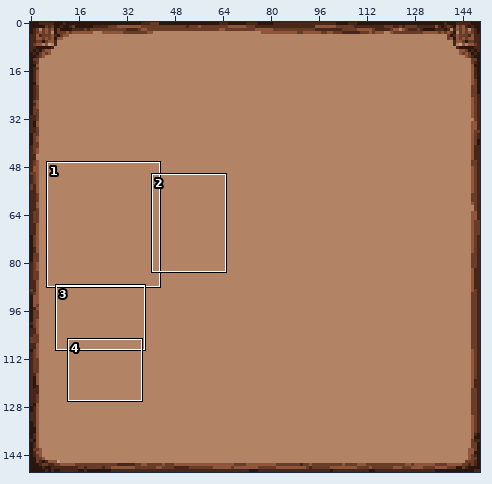
Pixel-art file, stored at HexMage.GUI/Content/ability_ui/spell_bg.ase. Above: a wide view before the commit, with the close-up outlined.
Close-up. Before:
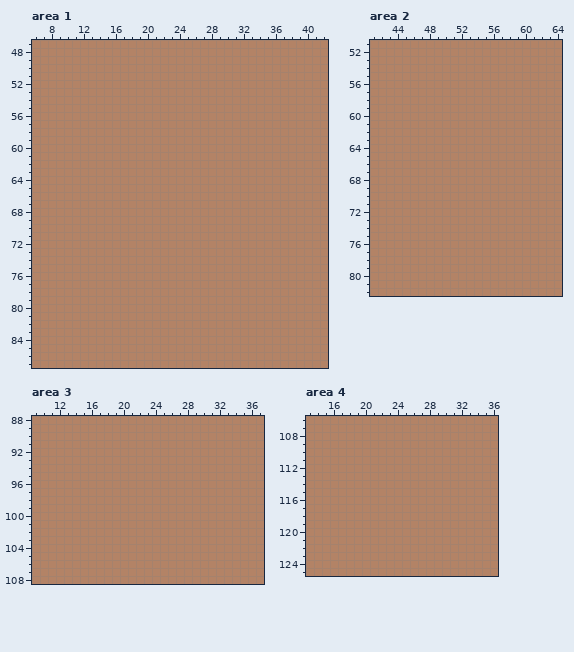
150x150 pixels, 1 frame. Colours within 5 levels of each other are drawn and written as one. Shown: area 1: x 6..42, y 47..87; area 2: x 41..64, y 51..82; area 3: x 9..37, y 88..108; area 4: x 13..36, y 106..125. The commit also changed other parts of the picture, which this record leaves out.
Now the later version:
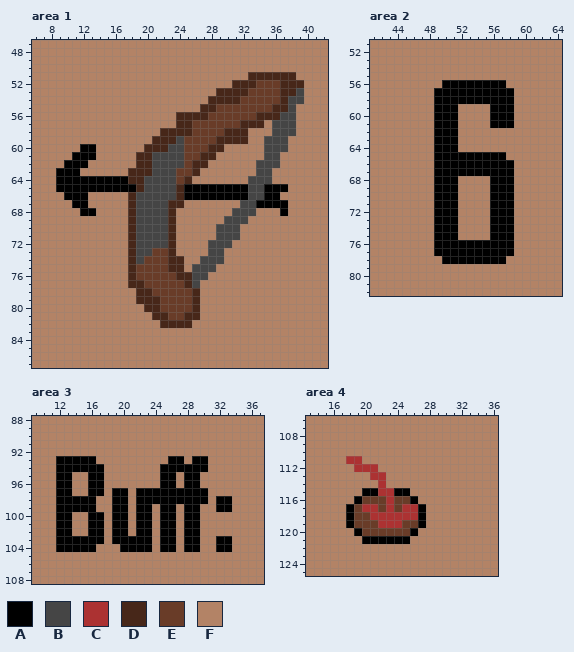
Palette (. is transparent): A #000000  B #454545  C #ac3232  D #472719  E #693c28  F #b38366
The edit:
layer "Pozadi" added
layer "Lahvicka" added
layer "Luk" added
layer "Buff" added
layer "Layer" removed
--- area 1, layer "Luk"
@@ x 6..42 @@
 50 FFFFFFFFFFFFFFFFFFFFFFFFFFFFFFFFFFFFF
-51 FFFFFFFFFFFFFFFFFFFFFFFFFFFFFFFFFFFFF
-52 FFFFFFFFFFFFFFFFFFFFFFFFFFFFFFFFFFFFF
-53 FFFFFFFFFFFFFFFFFFFFFFFFFFFFFFFFFFFFF
-54 FFFFFFFFFFFFFFFFFFFFFFFFFFFFFFFFFFFFF
-55 FFFFFFFFFFFFFFFFFFFFFFFFFFFFFFFFFFFFF
-56 FFFFFFFFFFFFFFFFFFFFFFFFFFFFFFFFFFFFF
-57 FFFFFFFFFFFFFFFFFFFFFFFFFFFFFFFFFFFFF
-58 FFFFFFFFFFFFFFFFFFFFFFFFFFFFFFFFFFFFF
-59 FFFFFFFFFFFFFFFFFFFFFFFFFFFFFFFFFFFFF
-60 FFFFFFFFFFFFFFFFFFFFFFFFFFFFFFFFFFFFF
-61 FFFFFFFFFFFFFFFFFFFFFFFFFFFFFFFFFFFFF
-62 FFFFFFFFFFFFFFFFFFFFFFFFFFFFFFFFFFFFF
-63 FFFFFFFFFFFFFFFFFFFFFFFFFFFFFFFFFFFFF
-64 FFFFFFFFFFFFFFFFFFFFFFFFFFFFFFFFFFFFF
-65 FFFFFFFFFFFFFFFFFFFFFFFFFFFFFFFFFFFFF
-66 FFFFFFFFFFFFFFFFFFFFFFFFFFFFFFFFFFFFF
-67 FFFFFFFFFFFFFFFFFFFFFFFFFFFFFFFFFFFFF
-68 FFFFFFFFFFFFFFFFFFFFFFFFFFFFFFFFFFFFF
-69 FFFFFFFFFFFFFFFFFFFFFFFFFFFFFFFFFFFFF
-70 FFFFFFFFFFFFFFFFFFFFFFFFFFFFFFFFFFFFF
-71 FFFFFFFFFFFFFFFFFFFFFFFFFFFFFFFFFFFFF
-72 FFFFFFFFFFFFFFFFFFFFFFFFFFFFFFFFFFFFF
-73 FFFFFFFFFFFFFFFFFFFFFFFFFFFFFFFFFFFFF
-74 FFFFFFFFFFFFFFFFFFFFFFFFFFFFFFFFFFFFF
-75 FFFFFFFFFFFFFFFFFFFFFFFFFFFFFFFFFFFFF
-76 FFFFFFFFFFFFFFFFFFFFFFFFFFFFFFFFFFFFF
-77 FFFFFFFFFFFFFFFFFFFFFFFFFFFFFFFFFFFFF
-78 FFFFFFFFFFFFFFFFFFFFFFFFFFFFFFFFFFFFF
-79 FFFFFFFFFFFFFFFFFFFFFFFFFFFFFFFFFFFFF
-80 FFFFFFFFFFFFFFFFFFFFFFFFFFFFFFFFFFFFF
-81 FFFFFFFFFFFFFFFFFFFFFFFFFFFFFFFFFFFFF
-82 FFFFFFFFFFFFFFFFFFFFFFFFFFFFFFFFFFFFF
+51 FFFFFFFFFFFFFFFFFFFFFFFFFFFDDDDDDFFFF
+52 FFFFFFFFFFFFFFFFFFFFFFFFFDDDEEEDDDFFF
+53 FFFFFFFFFFFFFFFFFFFFFFFDDDDEEEEDDBFFF
+54 FFFFFFFFFFFFFFFFFFFFFFDDDDEEEEEDBBFFF
+55 FFFFFFFFFFFFFFFFFFFFFDDEEEEEEEDDBFFFF
+56 FFFFFFFFFFFFFFFFFFDDDDEEEEEEDDDBBFFFF
+57 FFFFFFFFFFFFFFFFFFDDEEEEEEDDDFBBBFFFF
+58 FFFFFFFFFFFFFFFFDDDDEEEEDDDFFFBBBFFFF
+59 FFFFFFFFFFFFFFFDDDBEEEEDDDDFFBBBFFFFF
+60 FFFFFFAAFFFFFFDDDBBEEEDDFFFFFBBBFFFFF
+61 FFFFFAAAFFFFFDDBBBBEEDDFFFFFFBBFFFFFF
+62 FFFFAAAFFFFFFDDBBBBEDDFFFFFFBBBFFFFFF
+63 FFFAAAFFFFFFDDDBBBEEDFFFFFFFBBFFFFFFF
+64 FFFAAAAAAAAADDBBBBEDFFFFFFFBBBFFFFFFF
+65 FFFAAAAAAAAAADBBBBDAAAAAAAABBAAAFFFFF
+66 FFFFAAAFFFFFDBBBBBDAAAAAAAABBAAFFFFFF
+67 FFFFFAAFFFFFDBBBBDDFFFFFFFBBAAAAFFFFF
+68 FFFFFFAAFFFFDBBBBDFFFFFFFBBBFFFAFFFFF
+69 FFFFFFFFFFFFDBBBBDFFFFFFBBBFFFFFFFFFF
+70 FFFFFFFFFFFFDBBBBDFFFFFBBBFFFFFFFFFFF
+71 FFFFFFFFFFFFDBBBBDFFFFFBBBFFFFFFFFFFF
+72 FFFFFFFFFFFFDBBBBDFFFFBBBFFFFFFFFFFFF
+73 FFFFFFFFFFFFDBBEEDFFFFBBFFFFFFFFFFFFF
+74 FFFFFFFFFFFFDBEEEDDFFBBBFFFFFFFFFFFFF
+75 FFFFFFFFFFFFDEEEEDDFBBBFFFFFFFFFFFFFF
+76 FFFFFFFFFFFFDEEEEEDDBBFFFFFFFFFFFFFFF
+77 FFFFFFFFFFFFDDEEEEEDBFFFFFFFFFFFFFFFF
+78 FFFFFFFFFFFFFDDEEEEEDFFFFFFFFFFFFFFFF
+79 FFFFFFFFFFFFFDDDEEEEDFFFFFFFFFFFFFFFF
+80 FFFFFFFFFFFFFFDDEEEEDFFFFFFFFFFFFFFFF
+81 FFFFFFFFFFFFFFFDDEEDDFFFFFFFFFFFFFFFF
+82 FFFFFFFFFFFFFFFFDDDDFFFFFFFFFFFFFFFFF
 83 FFFFFFFFFFFFFFFFFFFFFFFFFFFFFFFFFFFFF
--- area 2, layer "Luk"
@@ x 47..60 @@
 55 FFFFFFFFFFFFFF
-56 FFFFFFFFFFFFFF
-57 FFFFFFFFFFFFFF
-58 FFFFFFFFFFFFFF
-59 FFFFFFFFFFFFFF
-60 FFFFFFFFFFFFFF
-61 FFFFFFFFFFFFFF
-62 FFFFFFFFFFFFFF
-63 FFFFFFFFFFFFFF
-64 FFFFFFFFFFFFFF
-65 FFFFFFFFFFFFFF
-66 FFFFFFFFFFFFFF
-67 FFFFFFFFFFFFFF
-68 FFFFFFFFFFFFFF
-69 FFFFFFFFFFFFFF
-70 FFFFFFFFFFFFFF
-71 FFFFFFFFFFFFFF
-72 FFFFFFFFFFFFFF
-73 FFFFFFFFFFFFFF
-74 FFFFFFFFFFFFFF
-75 FFFFFFFFFFFFFF
-76 FFFFFFFFFFFFFF
-77 FFFFFFFFFFFFFF
-78 FFFFFFFFFFFFFF
+56 FFFAAAAAAAAFFF
+57 FFAAAAAAAAAAFF
+58 FFAAAAAAAAAAFF
+59 FFAAAFFFFAAAFF
+60 FFAAAFFFFAAAFF
+61 FFAAAFFFFAAAFF
+62 FFAAAFFFFFFFFF
+63 FFAAAFFFFFFFFF
+64 FFAAAFFFFFFFFF
+65 FFAAAAAAAAAFFF
+66 FFAAAAAAAAAAFF
+67 FFAAAAAAAAAAFF
+68 FFAAAFFFFAAAFF
+69 FFAAAFFFFAAAFF
+70 FFAAAFFFFAAAFF
+71 FFAAAFFFFAAAFF
+72 FFAAAFFFFAAAFF
+73 FFAAAFFFFAAAFF
+74 FFAAAFFFFAAAFF
+75 FFAAAFFFFAAAFF
+76 FFAAAAAAAAAAFF
+77 FFAAAAAAAAAAFF
+78 FFFAAAAAAAAFFF
 79 FFFFFFFFFFFFFF
--- area 3, layer "Buff"
@@ x 9..37 @@
  92 FFFFFFFFFFFFFFFFFFFFFFFFFFFFF
- 93 FFFFFFFFFFFFFFFFFFFFFFFFFFFFF
- 94 FFFFFFFFFFFFFFFFFFFFFFFFFFFFF
- 95 FFFFFFFFFFFFFFFFFFFFFFFFFFFFF
- 96 FFFFFFFFFFFFFFFFFFFFFFFFFFFFF
- 97 FFFFFFFFFFFFFFFFFFFFFFFFFFFFF
- 98 FFFFFFFFFFFFFFFFFFFFFFFFFFFFF
- 99 FFFFFFFFFFFFFFFFFFFFFFFFFFFFF
-100 FFFFFFFFFFFFFFFFFFFFFFFFFFFFF
-101 FFFFFFFFFFFFFFFFFFFFFFFFFFFFF
-102 FFFFFFFFFFFFFFFFFFFFFFFFFFFFF
-103 FFFFFFFFFFFFFFFFFFFFFFFFFFFFF
-104 FFFFFFFFFFFFFFFFFFFFFFFFFFFFF
+ 93 FFFAAAAAFFFFFFFFFAAFAAFFFFFFF
+ 94 FFFAAAAAAFFFFFFFAAAAAAFFFFFFF
+ 95 FFFAAFFAAFFFFFFFAAFAAFFFFFFFF
+ 96 FFFAAFFAAFFFFFFFAAFAAFFFFFFFF
+ 97 FFFAAFFAAFAAFAAAAAAAAAFFFFFFF
+ 98 FFFAAAAAFFAAFAAAAAAAAAFAAFFFF
+ 99 FFFAAAAAFFAAFAAFAAFAAFFAAFFFF
+100 FFFAAFFAAFAAFAAFAAFAAFFFFFFFF
+101 FFFAAFFAAFAAFAAFAAFAAFFFFFFFF
+102 FFFAAFFAAFAAFAAFAAFAAFFFFFFFF
+103 FFFAAAAAAFAAAAAFAAFAAFFAAFFFF
+104 FFFAAAAAFFFAAAAFAAFAAFFAAFFFF
 105 FFFFFFFFFFFFFFFFFFFFFFFFFFFFF
--- area 4, layer "Buff"
@@ x 16..29 @@
 110 FFFFFFFFFFFFFF
-111 FFFFFFFFFFFFFF
-112 FFFFFFFFFFFFFF
-113 FFFFFFFFFFFFFF
-114 FFFFFFFFFFFFFF
-115 FFFFFFFFFFFFFF
-116 FFFFFFFFFFFFFF
-117 FFFFFFFFFFFFFF
-118 FFFFFFFFFFFFFF
-119 FFFFFFFFFFFFFF
-120 FFFFFFFFFFFFFF
-121 FFFFFFFFFFFFFF
+111 FFCCFFFFFFFFFF
+112 FFFCCCFFFFFFFF
+113 FFFFFCCFFFFFFF
+114 FFFFFFCFFFFFFF
+115 FFFFAACCAAFFFF
+116 FFFAEEECEEAFFF
+117 FFAECCECECCAFF
+118 FFAEECCCCCCAFF
+119 FFAEEECCCEEAFF
+120 FFFAEEEEEEAFFF
+121 FFFFAAAAAAFFFF
 122 FFFFFFFFFFFFFF
Changed places in both close-ups, as pixel boxes (x1, y1, x2, y2):
changed: (56, 72, 304, 328)
changed: (434, 80, 514, 264)
changed: (56, 456, 232, 552)
changed: (346, 456, 426, 544)
